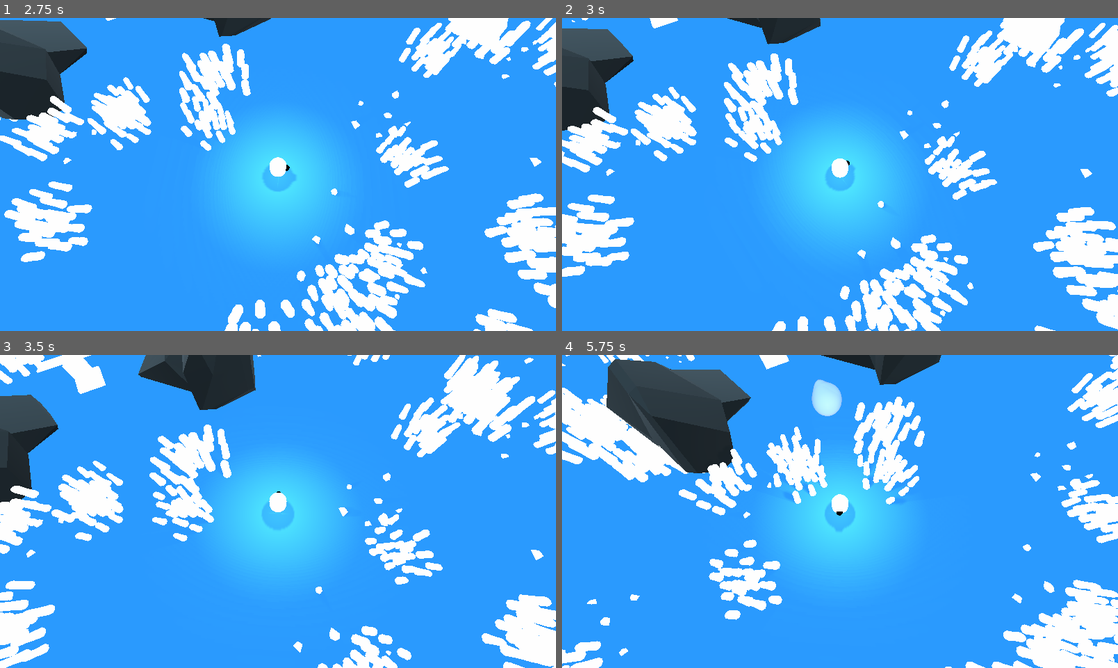
Above: before the commit, frames 1-4 (two rows, left to right).
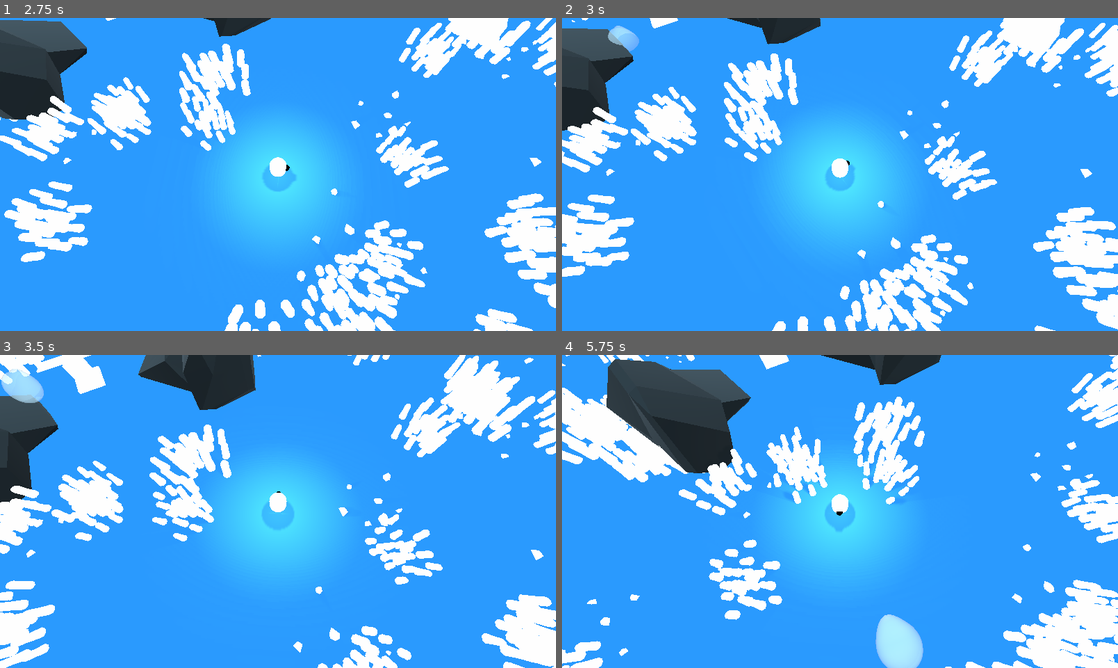
Above: after the commit, the same moments.

Repository: jotson/advjam2022
Game: Godot game, scene res://game/checkin/Checkin.tscn
Same seed, same stepped clock (60 frames per second), same inputs: the game is played once before the commit and once after it.
Inputs (mouse positions are in pixels of both pictures, inside the frame that each line leads up to):
- Up to frame 1 (2.75 s): move the mouse to (400, 158) at 0.52 s; hold D (right) 0.53-1.28 s; click (400, 158) at 0.67 s; move the mouse to (166, 190) at 1.27 s; hold S (down) 1.28-2.03 s; move the mouse to (333, 105) at 2.02 s; hold D (right) from 2.03 s (still down)
- Up to frame 2 (3 s): move the mouse to (812, 237) at 2.77 s; release D (right) at 2.78 s; hold W (up) from 2.78 s (still down); click (812, 237) at 2.92 s
- Up to frame 3 (3.5 s): keep holding W (up)
- Up to frame 4 (5.75 s): move the mouse to (1006, 558) at 3.52 s; release W (up) at 3.53 s; hold A (left) 3.53-5.03 s; move the mouse to (673, 464) at 4.27 s; move the mouse to (867, 511) at 5.02 s; hold S (down) from 5.03 s (still down); click (867, 511) at 5.17 s

Frame 1 is identical in both runs. In frame 2, 0.3% of the frame differs, in the area x 8-14%, y 2-11%; in frame 3, 0.6%; in frame 4, 1.7%, in the area x 44-65%, y 7-100%.

Commit message:
Checkin done

Diff:
--- a/game/checkin/Checkin.gd
+++ b/game/checkin/Checkin.gd
@@ -21,3 +21,7 @@
 func _on_KioskAnim_animation_finished(anim_name):
 	if anim_name == "welcome":
 		Game.State.checkin.completed = true
+
+
+func goto_next_scene():
+	Game.scene_transition("res://game/limbo/Limbo.tscn")
--- a/game/checkin/Checkin.tscn
+++ b/game/checkin/Checkin.tscn
@@ -39,17 +39,17 @@
 "times": PoolRealArray( 0, 35.1 )
 }
 tracks/1/type = "method"
-tracks/1/path = NodePath("../Portal")
+tracks/1/path = NodePath("..")
 tracks/1/interp = 1
 tracks/1/loop_wrap = true
 tracks/1/imported = false
 tracks/1/enabled = true
 tracks/1/keys = {
-"times": PoolRealArray( 34 ),
+"times": PoolRealArray( 36.4 ),
 "transitions": PoolRealArray( 1 ),
 "values": [ {
 "args": [  ],
-"method": "appear"
+"method": "goto_next_scene"
 } ]
 }
 
@@ -99,7 +99,7 @@
 
 [node name="dialog" type="AudioStreamPlayer3D" parent="Kiosk"]
 transform = Transform( 1, 0, 0, 0, 1, 0, 0, 0, 1, 0, 4, 0 )
-stream = ExtResource( 11 )
+stream = ExtResource( 10 )
 unit_size = 50.0
 bus = "Sfx"
 
--- a/game/ghost/Ghost.gd
+++ b/game/ghost/Ghost.gd
@@ -19,6 +19,8 @@
 	var MIN_LIFE = 5.0
 	$deathTimer.wait_time = randf() * (LIFETIME - MIN_LIFE) + MIN_LIFE
 	$deathTimer.start()
+
+	#$fadeinSound.play()
 
 	translation.y = -10
 	var end = Vector3(translation.x, 1.5, translation.z)
@@ -68,6 +70,8 @@
 func _on_deathTimer_timeout():
 	set_physics_process(false)
 
+	#$fadeoutSound.play()
+
 	var t = create_tween()
 	var end = Vector3(translation.x, 20, translation.z)
 	t.tween_property(self, "translation", end, 6.0)
--- a/game/ghost/Ghost.tscn
+++ b/game/ghost/Ghost.tscn
@@ -1,9 +1,15 @@
-[gd_scene load_steps=4 format=2]
+[gd_scene load_steps=7 format=2]
 
 [ext_resource path="res://game/ghost/ghost.glb" type="PackedScene" id=1]
 [ext_resource path="res://game/ghost/Ghost.gd" type="Script" id=2]
+[ext_resource path="res://game/sfx/ghost-disappear.ogg" type="AudioStream" id=3]
+[ext_resource path="res://game/sfx/ghost-appear.ogg" type="AudioStream" id=4]
 
 [sub_resource type="SphereShape" id=1]
+
+[sub_resource type="AudioStreamRandomPitch" id=2]
+audio_stream = ExtResource( 4 )
+random_pitch = 2.0
 
 [node name="Ghost" groups=["ghosts"] instance=ExtResource( 1 )]
 collision_layer = 2
@@ -23,5 +29,17 @@
 
 [node name="deathTimer" type="Timer" parent="." index="3"]
 
+[node name="fadeinSound" type="AudioStreamPlayer3D" parent="." index="4"]
+stream = SubResource( 2 )
+unit_db = -24.0
+unit_size = 50.0
+bus = "Sfx"
+
+[node name="fadeoutSound" type="AudioStreamPlayer3D" parent="." index="5"]
+stream = ExtResource( 3 )
+unit_db = -6.0
+unit_size = 50.0
+bus = "Sfx"
+
 [connection signal="timeout" from="moveTimer" to="." method="_on_moveTimer_timeout"]
 [connection signal="timeout" from="deathTimer" to="." method="_on_deathTimer_timeout"]
--- a/game/ghost/GhostSpawner.gd
+++ b/game/ghost/GhostSpawner.gd
@@ -9,8 +9,9 @@
 	if ghost_count >= MAX_GHOSTS:
 		return
 
-	var to_spawn = randi() % 3
-	for _i in range(to_spawn):
-		var g = Ghost.instance()
-		g.translation = Game.get_random_position_near_player()
-		get_tree().current_scene.add_child(g)
+	var g = Ghost.instance()
+	g.translation = Game.get_random_position_near_player()
+	get_tree().current_scene.add_child(g)
+
+	$spawnTimer.wait_time = randf() * 2.5 + 0.5
+	$spawnTimer.start()
--- a/game/ghost/GhostSpawner.tscn
+++ b/game/ghost/GhostSpawner.tscn
@@ -6,6 +6,7 @@
 script = ExtResource( 1 )
 
 [node name="spawnTimer" type="Timer" parent="."]
+one_shot = true
 autostart = true
 
 [connection signal="timeout" from="spawnTimer" to="." method="_on_spawnTimer_timeout"]
--- a/singletons/Game.tscn
+++ b/singletons/Game.tscn
@@ -1,7 +1,7 @@
 [gd_scene load_steps=4 format=2]
 
 [ext_resource path="res://singletons/Game.gd" type="Script" id=1]
-[ext_resource path="res://game/sfx/wind-chimes-loop.ogg" type="AudioStream" id=2]
+[ext_resource path="res://game/music/bgm.ogg" type="AudioStream" id=2]
 [ext_resource path="res://game/sfx/exhale.ogg" type="AudioStream" id=3]
 
 [node name="Control" type="Control"]
@@ -24,5 +24,5 @@
 
 [node name="worldBGM" type="AudioStreamPlayer" parent="."]
 stream = ExtResource( 2 )
-autoplay = true
+volume_db = -16.25
 bus = "Music"
Not shown, added: game/music/bgm.ogg.import
Not shown, added: game/sfx/ghost-appear.ogg.import
Not shown, added: game/sfx/ghost-disappear.ogg.import
Not shown, added: game/sfx/writing.ogg.import
Not shown, added: game/music/bgm.ogg
Not shown, added: game/sfx/ghost-appear.ogg
Not shown, added: game/sfx/ghost-disappear.ogg
Not shown, added: game/sfx/writing.ogg
